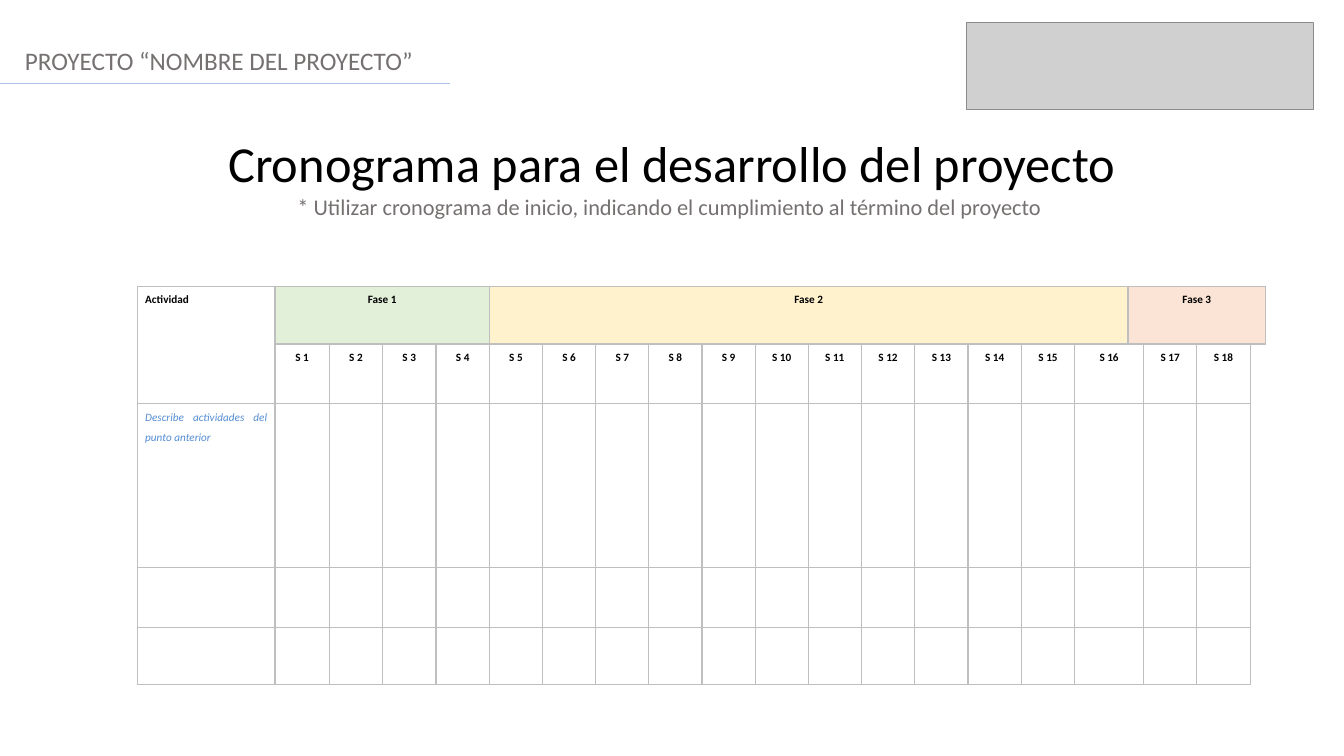
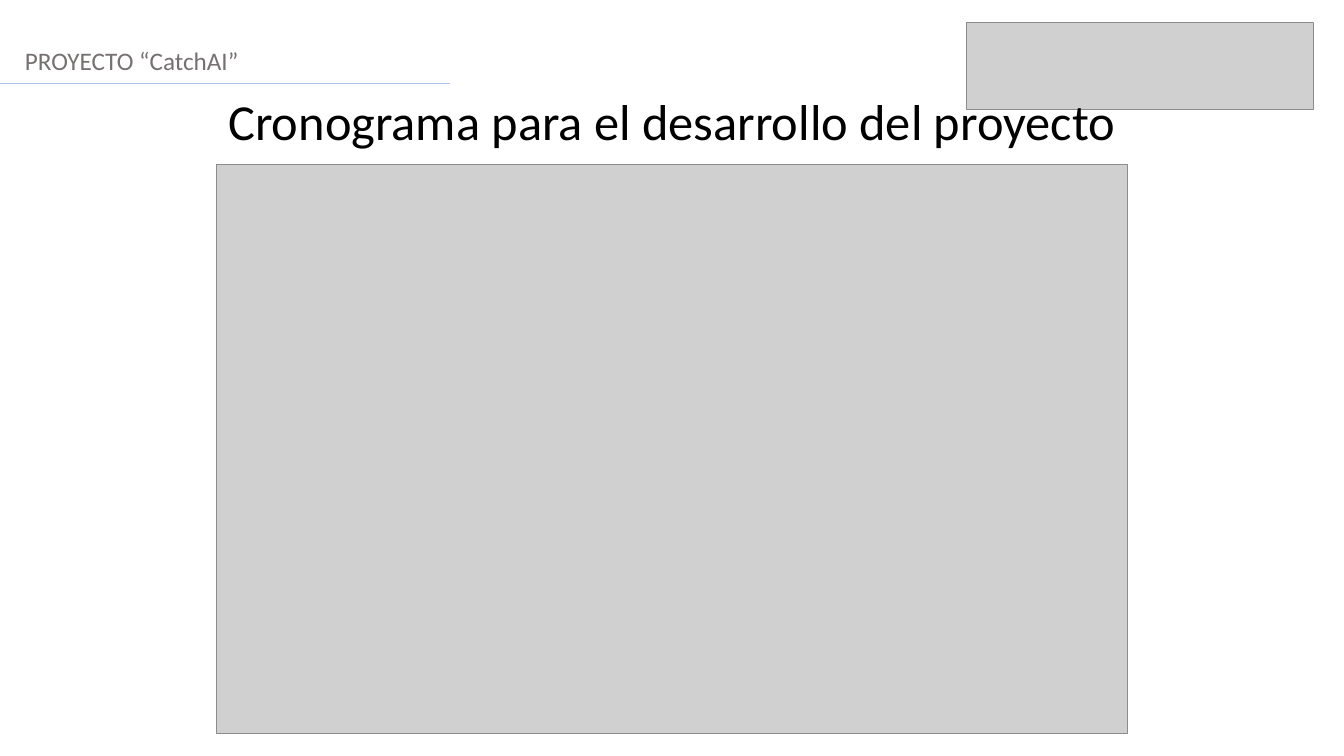
Before and after one commit to eypino/CatchAI, a slide deck: slide 7 of Fase 2/Evidencias Grupales/Formato Presentación final.pptx. Drawn at 1344x756 pixels with LibreOffice and Linux fonts; fonts in the diff are those of the drawing; grey boxes stand for pictures. Boxes give left, top, right and bottom in pixels: in the first picture for what was removed or moved away, otherwise in the second. Text is boxed around its words. In the diff, an @@ line names an element or a change of style, - is before the commit and + after.

```diff
--- a/Fase 2/Evidencias Grupales/Formato Presentación final.pptx
+++ b/Fase 2/Evidencias Grupales/Formato Presentación final.pptx
@@ text at [25, 52, 238, 70]: text changed @@
-PROYECTO “NOMBRE DEL PROYECTO”
+PROYECTO “CatchAI”
@@ text "Cronograma para el desarrollo del ...": place and size @@
-text "Cronograma para el desarrollo del ..." at [228, 147, 1115, 219]
+text "Cronograma para el desarrollo del ..." at [228, 99, 1115, 149]
@@ picture added at [217, 164, 1127, 733] @@
@@ text at [314, 199, 1040, 219]: paragraph removed @@
-* Utilizar cronograma de inicio, indicando el cumplimiento al término del proyecto
@@ table removed at [138, 286, 1268, 686], 5 rows, 21 columns @@
-Actividad | Fase 1 |  |  |  | Fase 2 |  |  |  |  |  |  |  |  |  |  |  | Fase 3 |  |  | 
- | S 1 | S 2 | S 3 | S 4 | S 5 | S 6 | S 7 | S 8 | S 9 | S 10 | S 11 | S 12 | S 13 | S 14 | S 15 | S 16 |  | S 17 | S 18 | 
-Describe actividades del punto anterior |  |  |  |  |  |  |  |  |  |  |  |  |  |  |  |  |  |  |  | 
- |  |  |  |  |  |  |  |  |  |  |  |  |  |  |  |  |  |  |  | 
- |  |  |  |  |  |  |  |  |  |  |  |  |  |  |  |  |  |  |  | 
```
Also in this commit, not shown: 10 other slides changed, 3 slides added, 2 slides removed, 1 other file.
